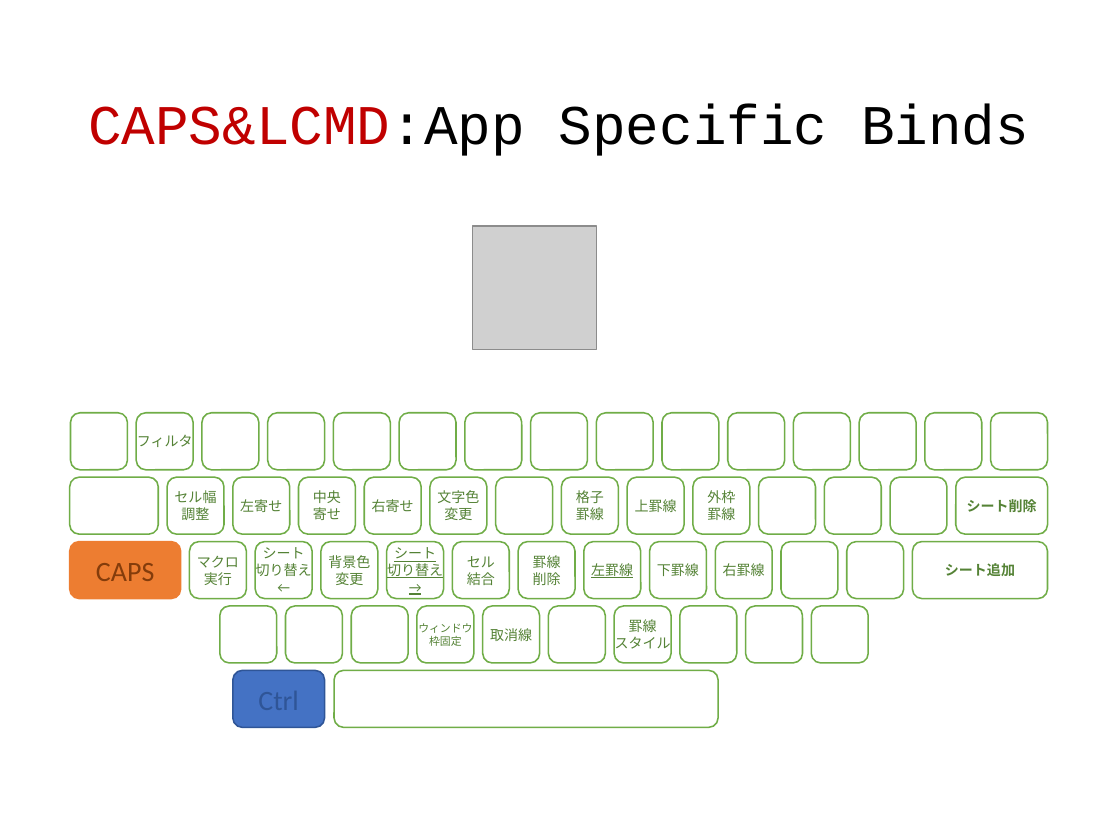
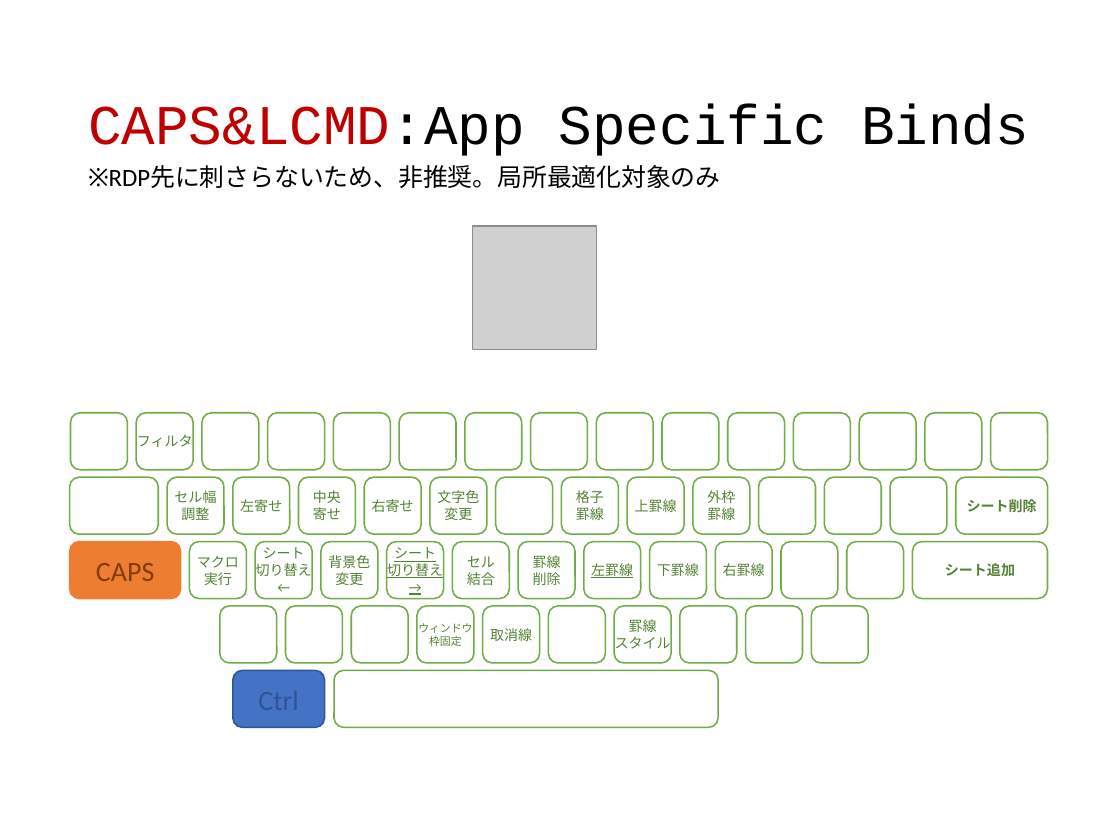
Before and after one commit to ittooo66/myAHK, a slide deck: slide 10 of MANUAL.pptx. Drawn at 1120x840 pixels with LibreOffice and Linux fonts; fonts in the diff are those of the drawing; grey boxes stand for pictures. Boxes give left, top, right and bottom in pixels: in the first picture for what was removed or moved away, otherwise in the second. Text is boxed around its words. In the diff, an @@ line names an element or a change of style, - is before the commit and + after.

```diff
--- a/MANUAL.pptx
+++ b/MANUAL.pptx
@@ text added at (x1=150, y1=165, x2=720, y2=188), 16 pt, text #000000 @@
+※RDP先に刺さらないため、非推奨。局所最適化対象のみ
```
Also in this commit, not shown: 6 other slides changed.
